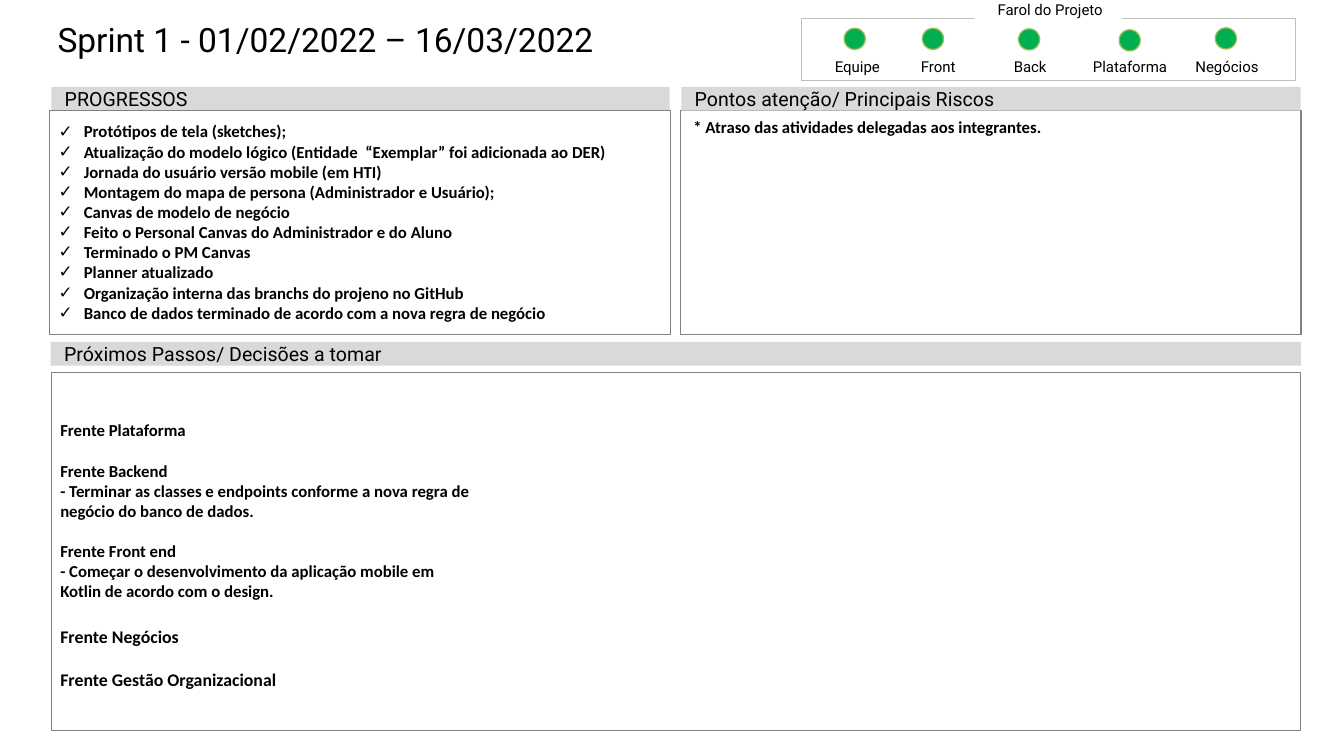
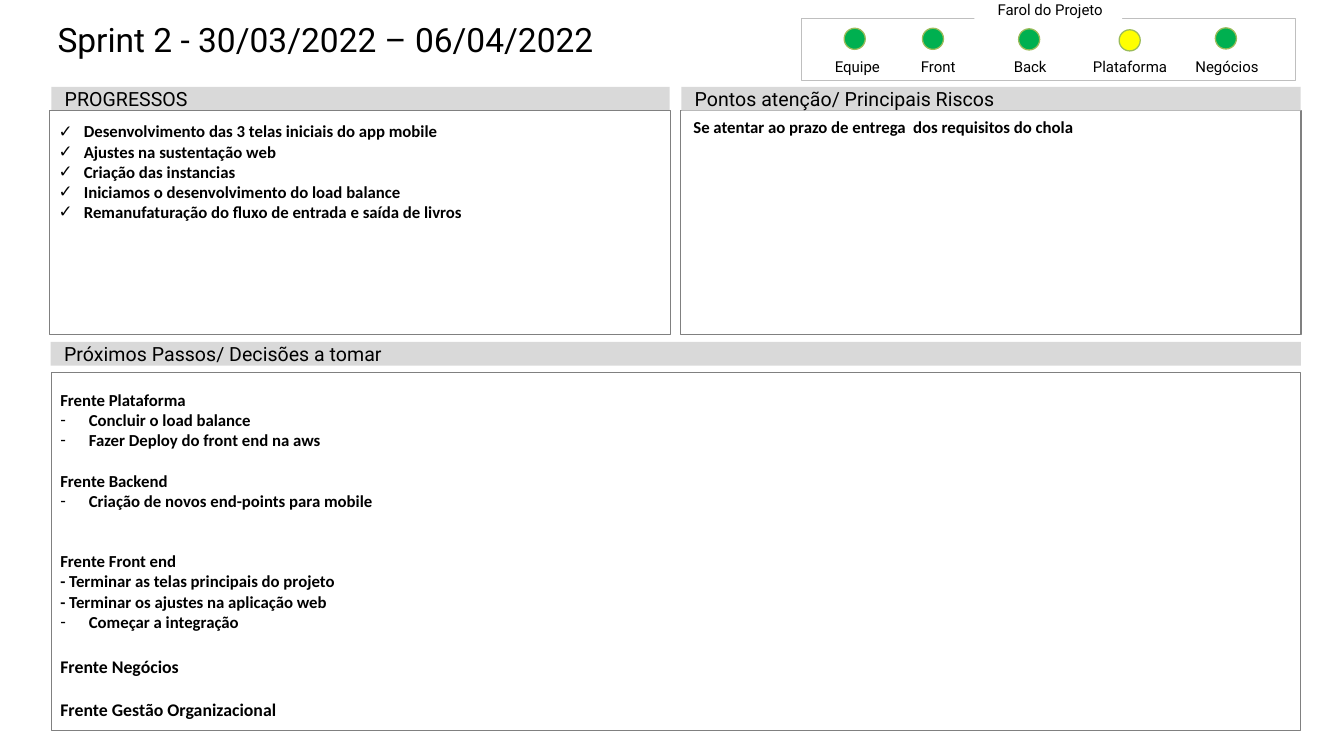
Before and after one commit to Luis-Silva80/grupo05-adsa, a slide deck: slide 2 of Documentação/Status Report/2022-1/Status Report 4.pptx. Drawn at 1344x756 pixels with LibreOffice and Linux fonts; fonts in the diff are those of the drawing. Boxes give left, top, right and bottom in pixels: in the first picture for what was removed or moved away, otherwise in the second. Text is boxed around its words. In the diff, an @@ line names an element or a change of style, - is before the commit and + after.

Commit message:
Status Report atualizado

```diff
--- a/Documentação/Status Report/2022-1/Status Report 4.pptx
+++ b/Documentação/Status Report/2022-1/Status Report 4.pptx
@@ title at [58,28,593,59]: text changed @@
-Sprint 1 - 01/02/2022 – 16/03/2022
+Sprint 2 - 30/03/2022 – 06/04/2022
@@ ellipse at [1119,30,1140,51]: fill #00B050 to #FFFF00 @@
@@ text in rectangle at [84,125,462,221]: text changed @@
-✓ Protótipos de tela (sketches);
-✓ Atualização do modelo lógico (Entidade “Exemplar” foi adicionada ao DER)
-✓ Jornada do usuário versão mobile (em HTI)
-✓ Montagem do mapa de persona (Administrador e Usuário);
-  ✓ Canvas de modelo de negócio
-  ✓ Feito o Personal Canvas do Administrador e do Aluno
-✓ Terminado o PM Canvas
-✓ Planner atualizado
-✓ Organização interna das branchs do projeno no GitHub
-✓ Banco de dados terminado de acordo com a nova regra de negócio
+✓ Desenvolvimento das 3 telas iniciais do app mobile
+✓ Ajustes na sustentação web
+✓ Criação das instancias
+✓ Iniciamos o desenvolvimento do load balance
+✓ Remanufaturação do fluxo de entrada e saída de livros
@@ text at [693,121,1073,136]: text changed @@
-* Atraso das atividades delegadas aos integrantes.
+Se atentar ao prazo de entrega dos requisitos do chola
@@ text in rectangle at [89,414,320,449]: paragraphs added @@
+  – Concluir o load balance
+  – Fazer Deploy do front end na aws
@@ text in rectangle at [89,495,372,510]: text changed @@
-  - Terminar as classes e endpoints conforme a nova regra de negócio do banco de dados.
+  – Criação de novos end-points para mobile
@@ text in rectangle at [69,575,334,631]: text changed @@
-  - Começar o desenvolvimento da aplicação mobile em Kotlin de acordo com o design.
+  - Terminar as telas principais do projeto
+  - Terminar os ajustes na aplicação web
+  – Começar a integração
```
Also in this commit, not shown: 1 other file.
